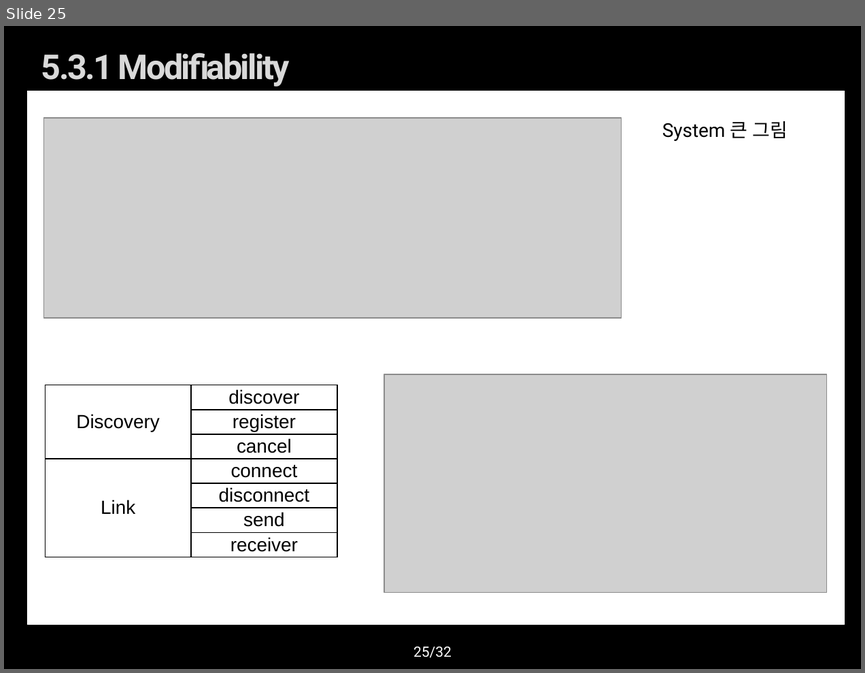
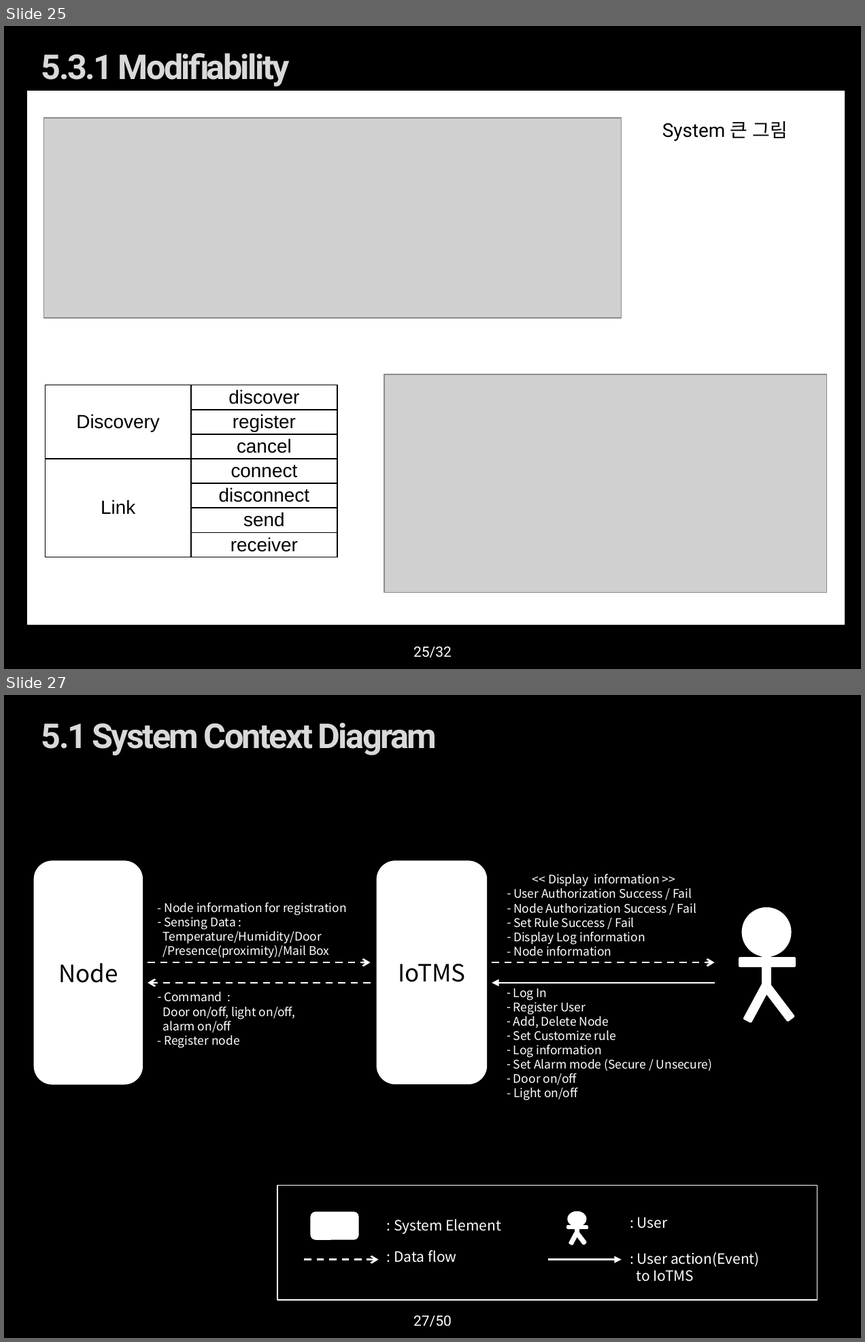
Before and after one commit to youkkwon/smarthome, a slide deck: doc/Docs/IoT System Final Presentation_06261722.pptx. Shown one above the other, each under a label of ours: slide 25 before the commit, slides 25 and 27 after it; the slides between them are not shown. The pictures are 865x673 and 865x1342 pixels, drawn with LibreOffice and Linux fonts; fonts in the diff are those of the drawing; grey boxes stand for pictures; background and template pictures are left out. Boxes give left, top, right and bottom in pixels: in the first picture for what was removed or moved away, otherwise in the second. Text is boxed around its words. In the diff, an @@ line names an element or a change of style, - is before the commit and + after.

Commit message:
add rule example

```diff
--- a/doc/Docs/IoT System Final Presentation_06261722.pptx
+++ b/doc/Docs/IoT System Final Presentation_06261722.pptx
@@ slide 27 added at box(4, 695, 861, 1338), background picture (left out) @@
@@ title added at box(41, 722, 436, 756), 28.8 pt, text gradient #F2F2F2 to #D9D9D9 to #595959, bold @@
+5.1 System Context Diagram
@@ rounded rectangle added at box(34, 861, 142, 1084), fill #FFFFFF, outline #FFFFFF 1 pt, 20 pt, text #000000 @@
+Node
@@ rounded rectangle added at box(377, 861, 486, 1084), fill #FFFFFF, outline #FFFFFF 1 pt, 20 pt, text #000000 @@
+IoTMS
@@ text added at box(513, 874, 697, 956), 10 pt, text #FFFFFF @@
+<< Display information >>
+– User Authorization Success / Fail
+– Node Authorization Success / Fail
+– Set Rule Success / Fail
+– Display Log information
+- Node information
@@ text added at box(162, 902, 347, 957), 10 pt, text #FFFFFF @@
+- Node information for registration
+– Sensing Data :
+  Temperature/Humidity/Door
+  /Presence(proximity)/Mail Box
@@ ellipse added at box(742, 909, 789, 955), fill #FFFFFF, outline #FFFFFF 2 pt @@
@@ rectangle added at box(739, 958, 794, 966), fill #FFFFFF, outline #FFFFFF 2 pt @@
@@ rectangle added at box(763, 955, 770, 989), fill #FFFFFF, outline #FFFFFF 2 pt @@
@@ arrow added from (148, 962) to (370, 962), #FFFFFF 1.5 pt dashed @@
@@ arrow added from (492, 962) to (715, 962), #FFFFFF 1.5 pt dashed @@
@@ arrow added from (370, 983) to (148, 983), #FFFFFF 1.5 pt dashed @@
@@ text added at box(162, 991, 295, 1048), 10 pt, text #FFFFFF @@
+– Command :
+Door on/off, light on/off,
+alarm on/off
+- Register node
@@ arrow added from (715, 983) to (492, 983), #FFFFFF 1.5 pt @@
@@ text added at box(513, 988, 713, 1100), 10 pt, text #FFFFFF @@
+– Log In
+– Register User
+– Add, Delete Node
+– Set Customize rule
+– Log information
+– Set Alarm mode (Secure / Unsecure)
+– Door on/off
+- Light on/off
@@ rectangle added at box(745, 983, 770, 1021), fill #FFFFFF, outline #FFFFFF 2 pt @@
@@ rectangle added at box(764, 984, 793, 1020), fill #FFFFFF, outline #FFFFFF 2 pt @@
@@ rectangle added at box(277, 1185, 817, 1300), fill #000000, outline #FFFFFF 1 pt @@
@@ rounded rectangle added at box(311, 1212, 358, 1238), fill #FFFFFF, outline #FFFFFF 1 pt @@
@@ text added at box(394, 1219, 502, 1234), 12 pt, text #FFFFFF @@
+: System Element
@@ text added at box(637, 1217, 668, 1228), 12 pt, text #FFFFFF @@
+: User
@@ group added at box(567, 1212, 587, 1243): 4 rectangles, 1 ellipse @@
@@ arrow added from (304, 1259) to (379, 1259), #FFFFFF 1.5 pt dashed @@
@@ text added at box(394, 1250, 456, 1262), 12 pt, text #FFFFFF @@
+: Data flow
@@ arrow added from (548, 1259) to (621, 1259), #FFFFFF 1.5 pt @@
@@ text added at box(636, 1252, 759, 1281), 12 pt, text #FFFFFF @@
+: User action(Event)
+to IoTMS
@@ page number added at box(413, 1315, 451, 1327), 12 pt, text #FFFFFF @@
+27/50
```
Also in this commit, not shown: 1 slide changed, 1 other slide added.
